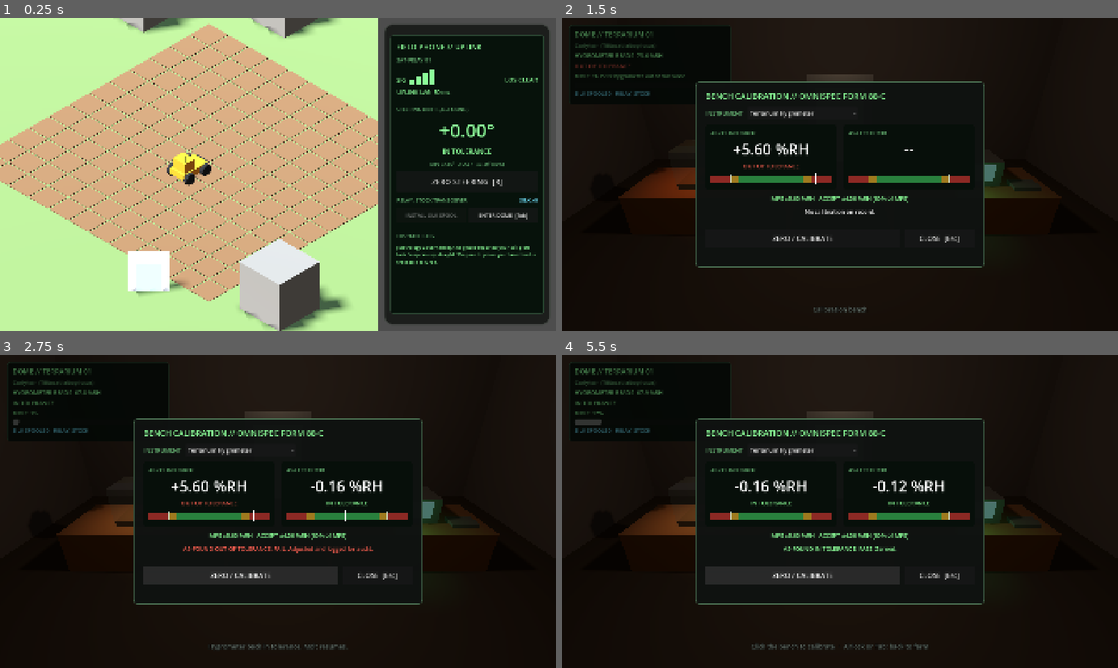
Above: before the commit, frames 1-4 (two rows, left to right).
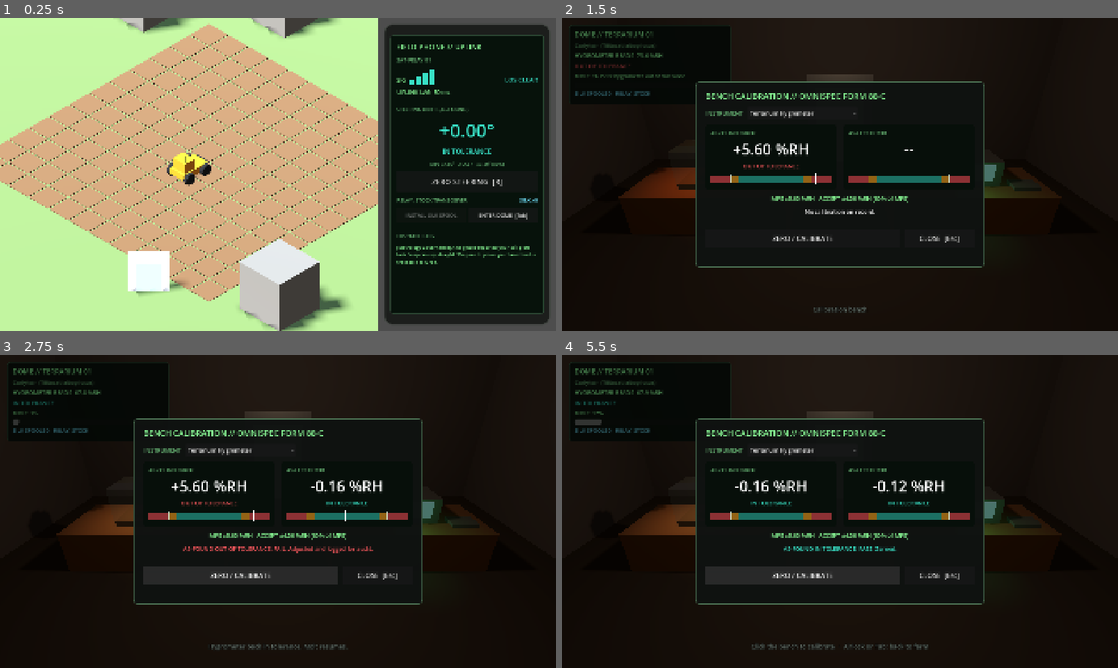
Above: after the commit, the same moments.

Repository: xlockeddown-glitch/out-of-spec
Game: Godot game, scene res://scenes/main_farm.tscn
The game is run twice, just before and just after one commit, with the same random seed, the same clock (stepped at 60 frames per second) and the same inputs.
Inputs (mouse positions are in pixels of both pictures, inside the frame that each line leads up to):
- Up to frame 1 (0.25 s): no input
- Up to frame 2 (1.5 s): click "ENTER DOME [Tab]" at 0.5 s; tap Enter at 1.25 s; move the mouse to (962, 158) at 1.27 s; hold D (rover_steer_right) from 1.28 s (still down); tap Space (rover_till) at 1.35 s; click (962, 158) at 1.42 s
- Up to frame 3 (2.75 s): release D (rover_steer_right) at 2 s; click "ZERO / CALIBRATE" at 2 s
- Up to frame 4 (5.5 s): click "Terrarium Hygrometer" at 2.75 s; tap Space (rover_till) at 3.5, 5, 5.1 s; move the mouse to (728, 527) at 3.52 s; hold S (rover_reverse) 3.53-4.28 s; tap R (rover_zero_steering) at 3.6 s; tap Enter at 4.25 s; move the mouse to (895, 442) at 4.27 s; hold D (rover_steer_right) 4.28-5.03 s; hold Tab (swap_scene) 4.28-5.03 s; move the mouse to (812, 574) at 5.02 s; hold W (rover_forward) from 5.03 s (still down); click (812, 574) at 5.17 s

The runs differ from the first frame. In frame 1, 0.4% of the frame differs, in the area x 73-97%, y 16-44%; in frame 2, 0.5%; in frame 3, 0.6%; in frame 4, 0.8%, in the area x 2-69%, y 14-63%.

Commit message:
Neon status palette (#38E1C6 / #F5A623 / #FF5A5F) from Gemini plan
Co-Authored-By: Claude Opus 5.5 <noreply@anthropic.com>
Claude-Session: https://claude.ai/code/session_01BofB6MbKLctUdnYN5tTGLe

Diff:
--- a/scripts/metrology/drifting_sensor.gd
+++ b/scripts/metrology/drifting_sensor.gd
@@ -131,14 +131,20 @@
 			return "OUT OF TOLERANCE"
 
 
+## Neon status palette from the Gemini planning thread (ui_color_hex values).
+const COLOR_IN_BAND := Color("#38E1C6")
+const COLOR_GUARDBAND := Color("#F5A623")
+const COLOR_OUT_OF_TOLERANCE := Color("#FF5A5F")
+
+
 static func band_color(band: int) -> Color:
 	match band:
 		Band.IN_BAND:
-			return Color(0.55, 1.0, 0.6)
+			return COLOR_IN_BAND
 		Band.GUARDBAND:
-			return Color(1.0, 0.85, 0.3)
+			return COLOR_GUARDBAND
 		_:
-			return Color(1.0, 0.38, 0.32)
+			return COLOR_OUT_OF_TOLERANCE
 
 
 func _random_sign() -> float:
--- a/scripts/ui/band_meter.gd
+++ b/scripts/ui/band_meter.gd
@@ -3,9 +3,10 @@
 ## Horizontal tolerance meter: red beyond ±MPE, amber guard band, green
 ## acceptance zone, centre line at nominal, white needle at the current error.
 
-const COLOR_RED := Color(0.55, 0.16, 0.14)
-const COLOR_AMBER := Color(0.62, 0.48, 0.12)
-const COLOR_GREEN := Color(0.16, 0.5, 0.24)
+# Darkened versions of the neon band palette so the white needle reads on top.
+const COLOR_RED := Color("#FF5A5F") * Color(0.55, 0.55, 0.55)
+const COLOR_AMBER := Color("#F5A623") * Color(0.6, 0.6, 0.6)
+const COLOR_GREEN := Color("#38E1C6") * Color(0.5, 0.5, 0.5)
 const COLOR_NEEDLE := Color(1, 1, 1)
 const COLOR_TICK := Color(0.85, 0.95, 0.88, 0.8)
 
--- a/scripts/ui/field_phone_hud.gd
+++ b/scripts/ui/field_phone_hud.gd
@@ -8,11 +8,11 @@
 signal enter_dome_pressed
 
 const MAX_LOG_LINES: int = 8
-const COLOR_BAR_ON := Color(0.55, 1.0, 0.6)
-const COLOR_BAR_OFF := Color(0.14, 0.22, 0.16)
-const COLOR_OK := Color(0.55, 1.0, 0.6)
-const COLOR_WARN := Color(1.0, 0.85, 0.3)
-const COLOR_FAIL := Color(1.0, 0.38, 0.32)
+const COLOR_BAR_ON := DriftingSensor.COLOR_IN_BAND
+const COLOR_BAR_OFF := Color(0.14, 0.22, 0.2)
+const COLOR_OK := DriftingSensor.COLOR_IN_BAND
+const COLOR_WARN := DriftingSensor.COLOR_GUARDBAND
+const COLOR_FAIL := DriftingSensor.COLOR_OUT_OF_TOLERANCE
 
 var _log_lines: PackedStringArray = []
 
Not shown, changed: docs/decisions.md
